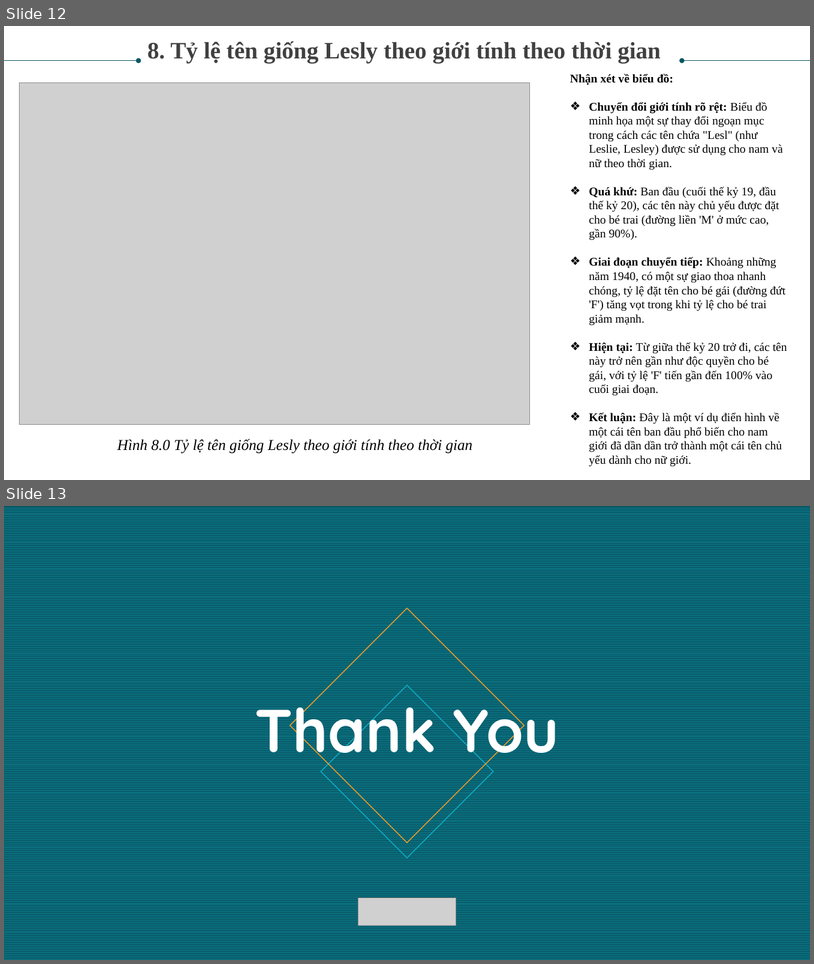
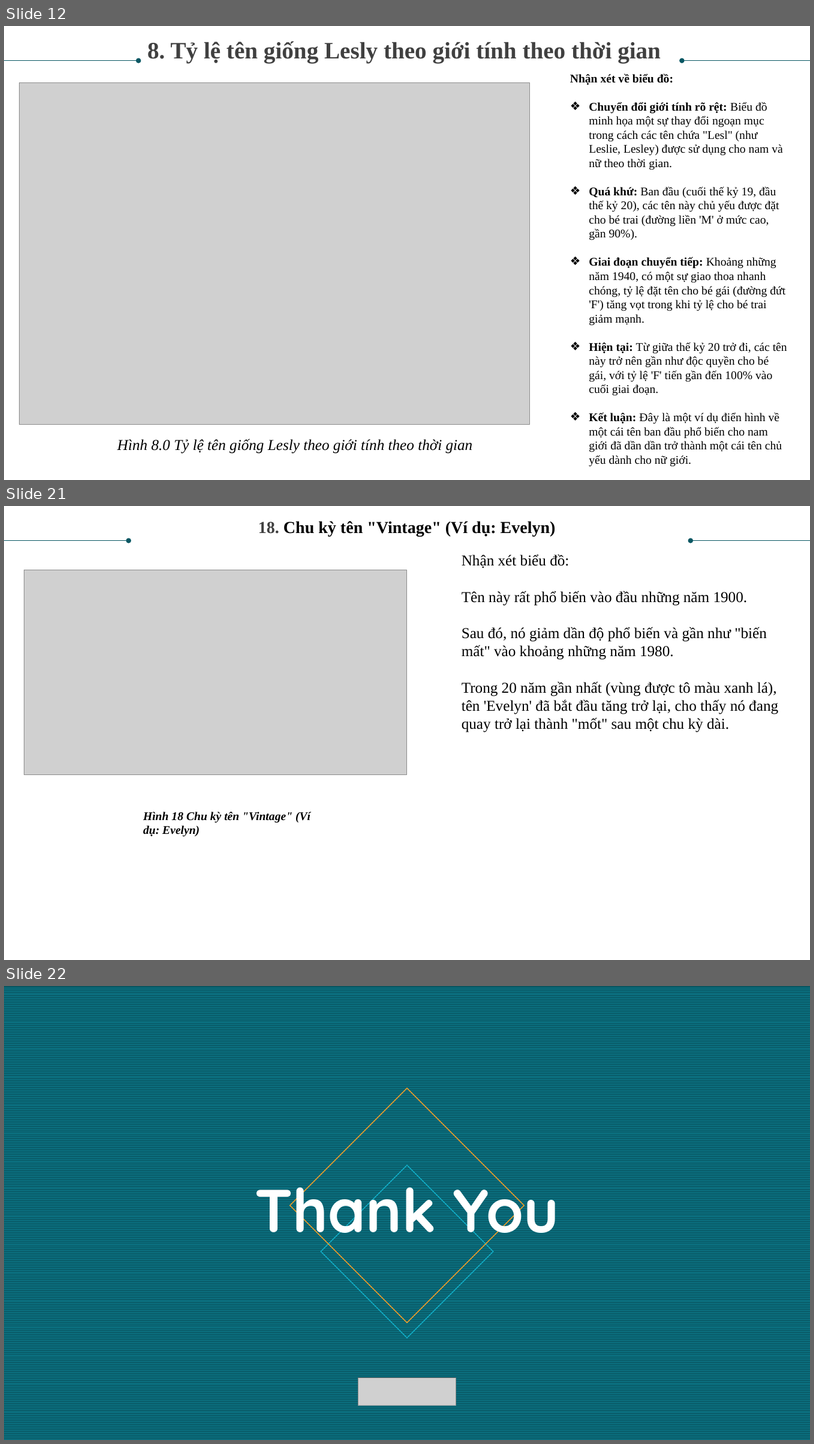
Before and after one commit to hungthehunter/data_analysis_personal, a slide deck: Lab02_Lê Nguyễn Quốc Hưng_3121410240/US_Baby_Names_1880-2010.pptx. Shown one above the other, each under a label of ours: slides 12 and 13 before the commit, slides 12, 21 and 22 after it; the slides between them are not shown. The pictures are 814x964 and 814x1444 pixels, drawn with LibreOffice and Linux fonts; fonts in the diff are those of the drawing; grey boxes stand for pictures. Boxes give left, top, right and bottom in pixels: in the first picture for what was removed or moved away, otherwise in the second. Text is boxed around its words. In the diff, an @@ line names an element or a change of style, - is before the commit and + after.

```diff
--- a/Lab02_Lê Nguyễn Quốc Hưng_3121410240/US_Baby_Names_1880-2010.pptx
+++ b/Lab02_Lê Nguyễn Quốc Hưng_3121410240/US_Baby_Names_1880-2010.pptx
@@ slide 21 added at box(4, 506, 810, 960), background #FFFFFF @@
@@ text added at box(258, 521, 556, 536), 20 pt, text #000000, bold @@
+18. Chu kỳ tên "Vintage" (Ví dụ: Evelyn)
@@ arrow added from (4, 540) to (129, 540), #085764 0.5 pt @@
@@ arrow added from (810, 540) to (691, 540), #085764 0.5 pt @@
@@ text added at box(462, 554, 779, 732), 18 pt, text #000000 @@
+Nhận xét biểu đồ:
+Tên này rất phổ biến vào đầu những năm 1900.
+Sau đó, nó giảm dần độ phổ biến và gần như "biến mất" vào khoảng những năm 1980.
+Trong 20 năm gần nhất (vùng được tô màu xanh lá), tên 'Evelyn' đã bắt đầu tăng trở lại, cho thấy nó đang quay trở lại thành "mốt" sau một chu kỳ dài.
@@ picture added at box(24, 570, 407, 775) @@
@@ text added at box(143, 811, 311, 837), 14 pt, text #000000, bold, italic @@
+Hình 18 Chu kỳ tên "Vintage" (Ví dụ: Evelyn)
@@ what was slide 13 is now slide 22 @@
```
Also in this commit, not shown: 8 other slides added, 3 other files.
